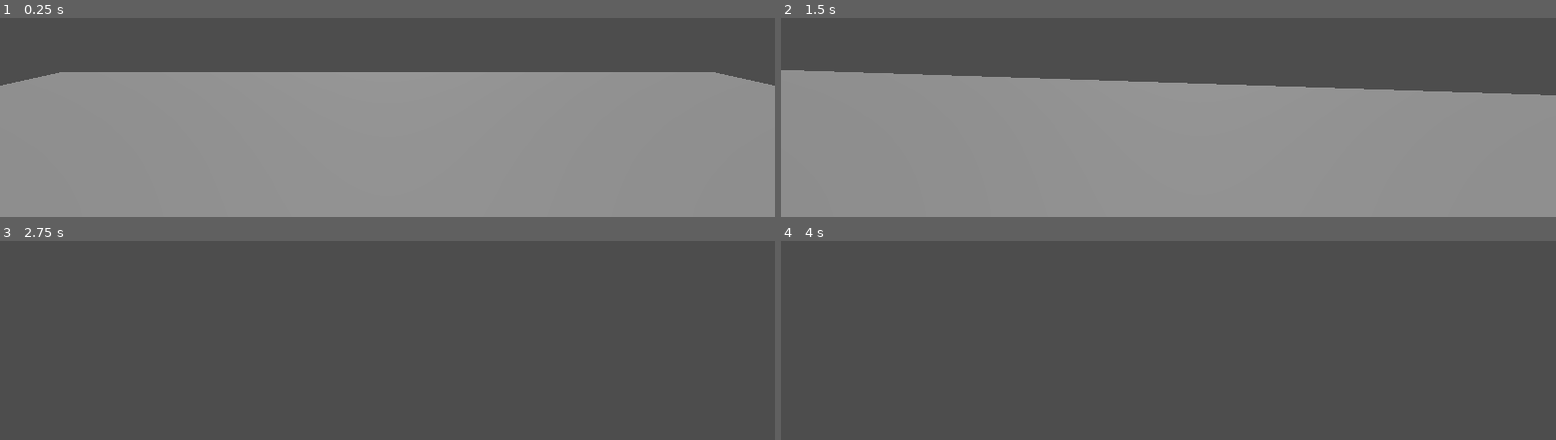
Above: before the commit, frames 1-4 (two rows, left to right).
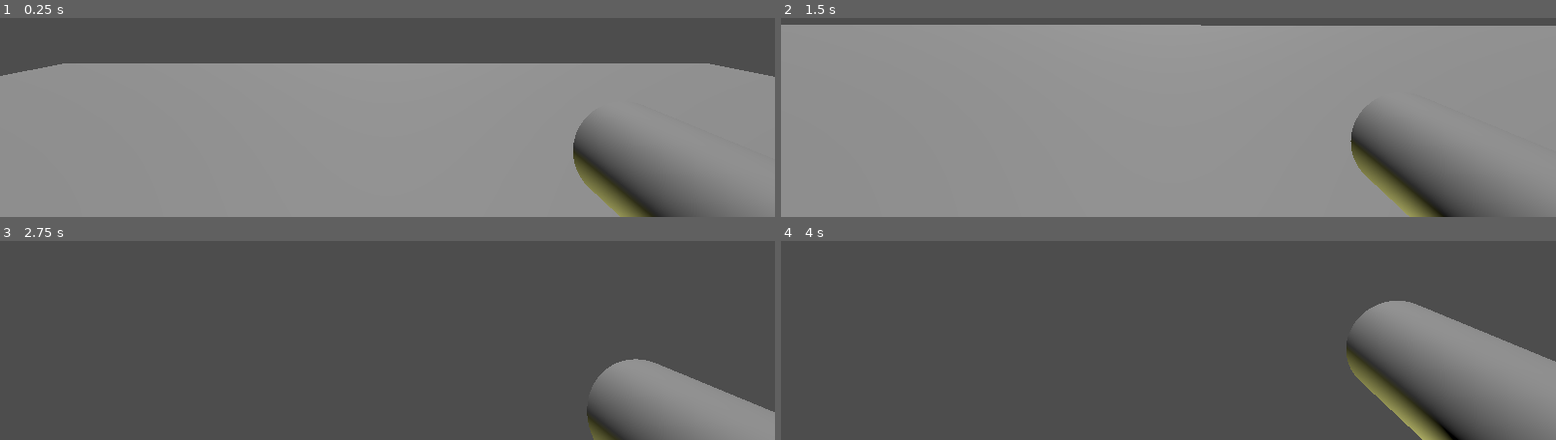
Above: after the commit, the same moments.

Repository: Esoteric-Edge-Games/Dont_Go_Back_2-
Game: Godot game, scene res://scenes/node_3d.tscn
Same seed, same stepped clock (60 frames per second), same inputs: the game is played once before the commit and once after it.
Inputs (mouse positions are in pixels of both pictures, inside the frame that each line leads up to):
- Up to frame 1 (0.25 s): no input
- Up to frame 2 (1.5 s): tap Enter at 0.5 s; move the mouse to (outside the picture) at 0.52 s; hold Shift (Sprint) 0.53-1.28 s; hold W (Move_Forward) from 0.53 s (still down); move the mouse to (outside the picture) at 1.27 s; tap Shift (Sprint) at 1.35 s
- Up to frame 3 (2.75 s): keep holding W (Move_Forward); move the mouse to (outside the picture) at 2.02 s; hold Shift (Sprint) from 2.03 s (still down)
- Up to frame 4 (4 s): keep holding W (Move_Forward); tap Space at 2.75 s; move the mouse to (outside the picture) at 2.77 s; release Shift (Sprint) at 2.78 s; tap Shift (Sprint) at 2.85 s; tap Enter at 3.5 s; move the mouse to (outside the picture) at 3.52 s; hold Shift (Sprint) from 3.53 s (still down)

The runs differ from the first frame. In frame 1, 9.5% of the frame differs, in the area x 0-100%, y 22-100%; in frame 2, 35%, in the area x 0-100%, y 3-100%; in frame 3, 6.2%; in frame 4, 11%.

Commit message:
Lista de cosas creadas: (ver abajo)

Diff:
--- a/Scripts/player.gd
+++ b/Scripts/player.gd
@@ -1,6 +1,6 @@
 extends CharacterBody3D
 
-@export var mouse_sensitivity := 0.1
+@export var mouse_sensitivity := 0.01
 @onready var head = $Camera3D
 
 
@@ -54,10 +54,13 @@
 func _ready():
 	Input.set_mouse_mode(Input.MOUSE_MODE_CAPTURED)  # Oculta y captura el mouse
 
+
 func _unhandled_input(event):
 	if event is InputEventMouseMotion:
 		rotate_y(deg_to_rad(-event.relative.x * mouse_sensitivity))
 		head.rotate_x(deg_to_rad(-event.relative.y * mouse_sensitivity))
+		$Camera3D.rotate_x(-event.relative.y * mouse_sensitivity)
+		$Camera3D.rotation.x = clampf($Camera3D.rotation.x, -deg_to_rad(80),deg_to_rad(80)) #es como el FOV pero en Y
 
 		# Limitar la rotación vertical para evitar que gire completamente
 		head.rotation_degrees.x = clamp(head.rotation_degrees.x, -89, 89)
@@ -65,3 +68,7 @@
 	# Presionar ESC para liberar el mouse
 	if event is InputEventKey and event.pressed and event.keycode == KEY_ESCAPE:
 		Input.set_mouse_mode(Input.MOUSE_MODE_VISIBLE)
+
+func update_flashlight():
+	$FlashLight.rotation_degrees = head.rotation_degrees
+	#Quiero que la linterna siga el pov del player. Ayuda alejo
--- a/scenes/node_3d.tscn
+++ b/scenes/node_3d.tscn
@@ -1,18 +1,10 @@
-[gd_scene load_steps=13 format=3 uid="uid://dqgm20jm1doap"]
+[gd_scene load_steps=10 format=3 uid="uid://dqgm20jm1doap"]
 
-[ext_resource type="Script" uid="uid://dr4kirflru27g" path="res://scripts/main_game.gd" id="1_ns6u7"]
-[ext_resource type="Script" uid="uid://debe6m436sgay" path="res://scripts/player.gd" id="2_5t4e2"]
-[ext_resource type="Script" uid="uid://gyjgknk41w1k" path="res://scripts/enemy_scripts/enemy_0.gd" id="3_5t4e2"]
-[ext_resource type="Script" uid="uid://cq4n44d8x82ak" path="res://scripts/enemy_scripts/enemy_1.gd" id="4_xvgsr"]
-[ext_resource type="Script" uid="uid://eyny7ktdunqt" path="res://scripts/enemy_scripts/enemy_2.gd" id="5_oqwcg"]
-
-[sub_resource type="CapsuleMesh" id="CapsuleMesh_noarx"]
-
-[sub_resource type="GDScript" id="GDScript_a202f"]
-script/source = "extends Camera3D
-"
-
-[sub_resource type="CapsuleShape3D" id="CapsuleShape3D_a0tk4"]
+[ext_resource type="Script" uid="uid://dr4kirflru27g" path="res://Scripts/main_game.gd" id="1_ns6u7"]
+[ext_resource type="PackedScene" uid="uid://deahsvf1bctw2" path="res://scenes/player.tscn" id="2_oqwcg"]
+[ext_resource type="Script" uid="uid://gyjgknk41w1k" path="res://Scripts/enemy_scripts/enemy_0.gd" id="3_5t4e2"]
+[ext_resource type="Script" uid="uid://cq4n44d8x82ak" path="res://Scripts/enemy_scripts/enemy_1.gd" id="4_xvgsr"]
+[ext_resource type="Script" uid="uid://eyny7ktdunqt" path="res://Scripts/enemy_scripts/enemy_2.gd" id="5_oqwcg"]
 
 [sub_resource type="PhysicsMaterial" id="PhysicsMaterial_a202f"]
 
@@ -23,24 +15,11 @@
 [sub_resource type="BoxMesh" id="BoxMesh_xvgsr"]
 
 [node name="Node3D" type="Node3D"]
+transform = Transform3D(1, 0, 0, 0, 1, 0, 0, 0, 1, -0.00110292, 4.76837e-07, 0.0153861)
 script = ExtResource("1_ns6u7")
 
-[node name="Player" type="CharacterBody3D" parent="."]
+[node name="Player" parent="." instance=ExtResource("2_oqwcg")]
 transform = Transform3D(1, 0, 0, 0, 1, 0, 0, 0, 1, 0, 3.13973, 0)
-script = ExtResource("2_5t4e2")
-
-[node name="MeshInstance3D" type="MeshInstance3D" parent="Player"]
-transform = Transform3D(1, 0, 0, 0, 1, 0, 0, 0, 1, 0, 1.18227, 0)
-mesh = SubResource("CapsuleMesh_noarx")
-
-[node name="Camera3D" type="Camera3D" parent="Player"]
-transform = Transform3D(1, 0, 0, 0, 1, 0, 0, 0, 1, 0, 1.74228, -0.385038)
-fov = 80.0
-script = SubResource("GDScript_a202f")
-
-[node name="CollisionShape3D" type="CollisionShape3D" parent="Player"]
-transform = Transform3D(1, 0, 0, 0, 1, 0, 0, 0, 1, 0, 1.18008, 0)
-shape = SubResource("CapsuleShape3D_a0tk4")
 
 [node name="Floor" type="StaticBody3D" parent="."]
 transform = Transform3D(19.011, 0, 0, 0, 1, 0, 0, 0, 15.4823, 0, 0, 0)
@@ -51,6 +30,7 @@
 shape = SubResource("BoxShape3D_a202f")
 
 [node name="MeshInstance3D" type="MeshInstance3D" parent="Floor"]
+transform = Transform3D(1, 0, 0, 0, 1, 0, 0, 0, 1, -0.000300635, 0.00804424, 7.39943e-06)
 mesh = SubResource("PlaneMesh_noarx")
 
 [node name="La lucecita" type="DirectionalLight3D" parent="."]
--- /dev/null
+++ b/scenes/player.tscn
@@ -0,0 +1,47 @@
+[gd_scene load_steps=6 format=3 uid="uid://deahsvf1bctw2"]
+
+[ext_resource type="Script" uid="uid://debe6m436sgay" path="res://Scripts/player.gd" id="1_4flbx"]
+
+[sub_resource type="CapsuleMesh" id="CapsuleMesh_noarx"]
+radius = 0.2
+height = 0.4
+
+[sub_resource type="GDScript" id="GDScript_a202f"]
+script/source = "extends Camera3D
+"
+
+[sub_resource type="CapsuleShape3D" id="CapsuleShape3D_a0tk4"]
+margin = 0.187
+radius = 0.2
+height = 0.48
+
+[sub_resource type="CylinderMesh" id="CylinderMesh_oqwcg"]
+top_radius = 0.05
+bottom_radius = 0.05
+height = 0.4
+
+[node name="Player" type="CharacterBody3D"]
+script = ExtResource("1_4flbx")
+
+[node name="MeshInstance3D" type="MeshInstance3D" parent="."]
+transform = Transform3D(1, 0, 0, 0, 1, 0, 0, 0, 1, 0.146754, 1.19405, -0.0683413)
+mesh = SubResource("CapsuleMesh_noarx")
+
+[node name="Camera3D" type="Camera3D" parent="."]
+transform = Transform3D(1, 0, 0, 0, 1, 0, 0, 0, 1, 0.0856829, 1.29319, -0.0378123)
+fov = 80.0
+script = SubResource("GDScript_a202f")
+
+[node name="CollisionShape3D" type="CollisionShape3D" parent="."]
+transform = Transform3D(1, 0, 0, 0, 1, 0, 0, 0, 1, 0.14644, 1.18008, -0.0649388)
+shape = SubResource("CapsuleShape3D_a0tk4")
+
+[node name="FlashLight" type="MeshInstance3D" parent="."]
+transform = Transform3D(2.58328e-05, -0.00774916, 0.99997, 0.999994, 0.00333361, 0, -0.00333351, 0.999964, 0.0077492, 0.318932, 1.14285, -0.0959735)
+mesh = SubResource("CylinderMesh_oqwcg")
+
+[node name="SpotLight3D" type="SpotLight3D" parent="FlashLight"]
+transform = Transform3D(0.626501, -0.768481, -0.130135, 0.0587634, -0.119917, 0.991044, -0.777203, -0.628536, -0.0299696, -0.0556211, 0.0241895, -0.0553113)
+light_color = Color(1, 1, 0.592157, 1)
+spot_range = 2.61235
+spot_angle = 15.9439
--- /dev/null
+++ b/scenes/test_rat_level.tscn
@@ -0,0 +1,60 @@
+[gd_scene load_steps=2 format=3 uid="uid://d0jgbhyc8nm1"]
+
+[ext_resource type="PackedScene" uid="uid://deahsvf1bctw2" path="res://scenes/player.tscn" id="1_0pf2c"]
+
+[node name="Test Rat Level" type="Node3D"]
+
+[node name="CSGCombiner3D" type="CSGCombiner3D" parent="."]
+use_collision = true
+
+[node name="CSGBox3D" type="CSGBox3D" parent="CSGCombiner3D"]
+transform = Transform3D(1, 0, 0, 0, 1, 0, 0, 0, 1, 1.03662, -0.367676, 0.820558)
+size = Vector3(3.07324, 0.264648, 3.19318)
+
+[node name="CSGBox3D2" type="CSGBox3D" parent="CSGCombiner3D"]
+transform = Transform3D(1, 0, 0, 0, 1, 0, 0, 0, 1, 0.480011, 0.304886, -0.730218)
+size = Vector3(4.177, 1.0802, 0.108398)
+
+[node name="CSGBox3D3" type="CSGBox3D" parent="CSGCombiner3D"]
+transform = Transform3D(1, 0, 0, 0, 1, 0, 0, 0, 1, -0.428991, 0.288202, 0.851316)
+size = Vector3(0.123047, 1, 3.06879)
+
+[node name="CSGBox3D4" type="CSGBox3D" parent="CSGCombiner3D"]
+transform = Transform3D(1, 0, 0, 0, 1, 0, 0, 0, 1, 0.443328, 0.273155, 1.66169)
+size = Vector3(1.87109, 1, 0.10791)
+
+[node name="CSGBox3D5" type="CSGBox3D" parent="CSGCombiner3D"]
+transform = Transform3D(1, 0, 0, 0, 1, 0, 0, 0, 1, 0.879634, 0.0868883, 0.846175)
+size = Vector3(1, 1.35168, 1.58789)
+
+[node name="CSGBox3D6" type="CSGBox3D" parent="CSGCombiner3D"]
+transform = Transform3D(1, 0, 0, 0, 1, 0, 0, 0, 1, 1.11901, 0.829946, 0.860863)
+size = Vector3(3.12701, 0.0592041, 3.19592)
+
+[node name="CSGBox3D7" type="CSGBox3D" parent="CSGCombiner3D"]
+transform = Transform3D(1, 0, 0, 0, 1, 0, 0, 0, 1, 0.990784, 0.175293, 2.5378)
+size = Vector3(2.98157, 1.35059, 0.259277)
+
+[node name="CSGBox3D8" type="CSGBox3D" parent="CSGCombiner3D"]
+transform = Transform3D(1, 0, 0, 0, 1, 0, 0, 0, 1, 3.90808, -0.39624, 0.834488)
+size = Vector3(2.71289, 0.20752, 3.18643)
+
+[node name="CSGBox3D9" type="CSGBox3D" parent="CSGCombiner3D"]
+transform = Transform3D(1, 0, 0, 0, 1, 0, 0, 0, 1, 4.07933, 0.851706, 0.881137)
+size = Vector3(2.79382, 0.0884399, 3.25165)
+
+[node name="CSGBox3D10" type="CSGBox3D" parent="CSGCombiner3D"]
+transform = Transform3D(1, 0, 0, 0, 1, 0, 0, 0, 1, 3.82163, 0.153905, 2.51654)
+size = Vector3(2.95813, 1.48425, 0.190186)
+
+[node name="CSGBox3D11" type="CSGBox3D" parent="CSGCombiner3D"]
+transform = Transform3D(1, 0, 0, 0, 1, 0, 0, 0, 1, 3.91554, 0.0630339, -0.749811)
+size = Vector3(3.08932, 1.6499, 0.165527)
+
+[node name="SpotLight3D" type="SpotLight3D" parent="CSGCombiner3D"]
+transform = Transform3D(0.407843, 0.021961, -0.912788, 0.91284, 0.0117488, 0.408149, 0.0196875, -0.99969, -0.0152552, 2.26089, 0.750478, 1.04897)
+spot_range = 2.92926
+spot_angle = 21.2952
+
+[node name="Player" parent="." instance=ExtResource("1_0pf2c")]
+transform = Transform3D(1, 0, 0, 0, 1, 0, 0, 0, 1, 4.41873, -0.77905, 0.815566)
